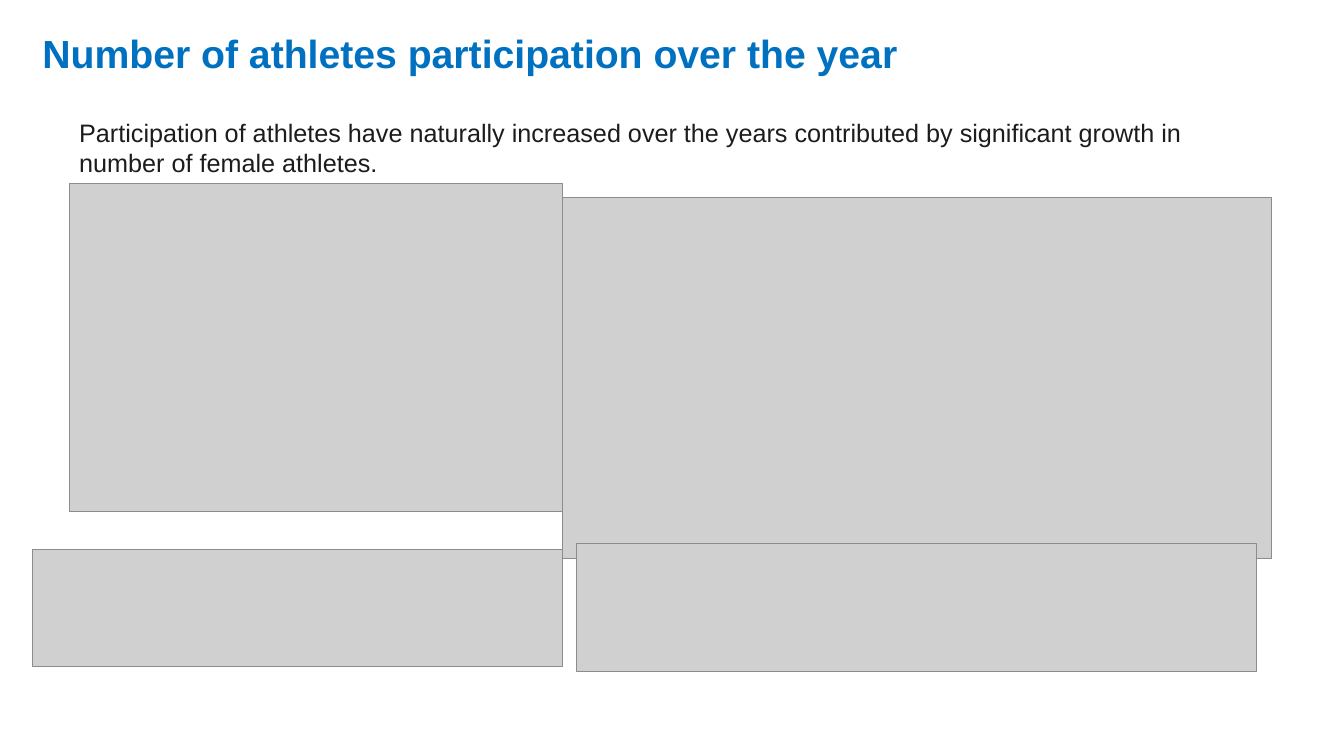
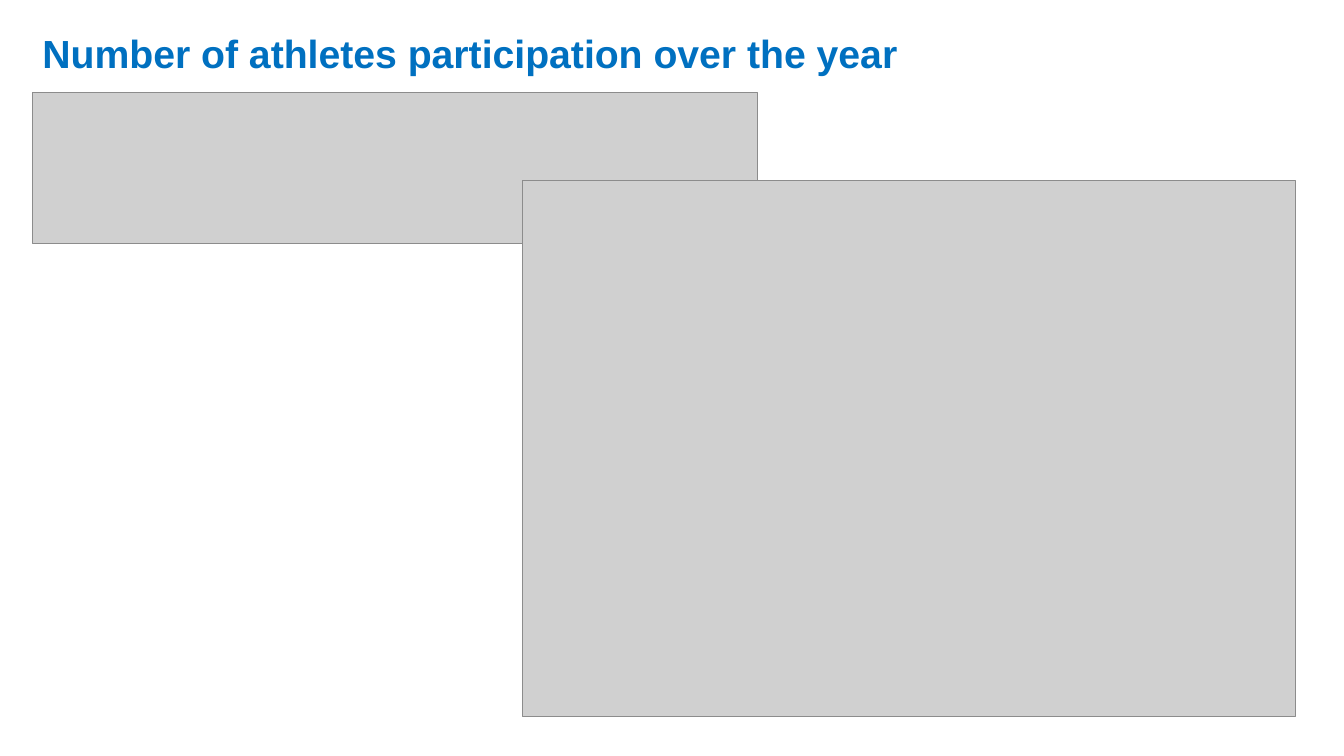
Before and after one commit to sissa81/project1, a slide deck: slide 5 of olympics by wildcats.pptx (slide 4 before the commit). Drawn at 1344x756 pixels with LibreOffice and Linux fonts; fonts in the diff are those of the drawing; grey boxes stand for pictures. Boxes give left, top, right and bottom in pixels: in the first picture for what was removed or moved away, otherwise in the second. Text is boxed around its words. In the diff, an @@ line names an element or a change of style, - is before the commit and + after.

```diff
--- a/olympics by wildcats.pptx
+++ b/olympics by wildcats.pptx
@@ picture added at box(32, 93, 757, 244) @@
@@ text removed at box(79, 123, 1181, 173) @@
-Participation of athletes have naturally increased over the years contributed by significant growth in number of female athletes.
@@ picture removed at box(70, 184, 563, 512) @@
@@ picture: place and size @@
-picture at box(563, 198, 1272, 559)
+picture at box(522, 180, 1296, 717)
@@ picture removed at box(32, 549, 562, 666) @@
@@ picture removed at box(577, 543, 1257, 671) @@
```
Also in this commit, not shown: 5 other slides changed, 6 slides added, 3 slides removed.
